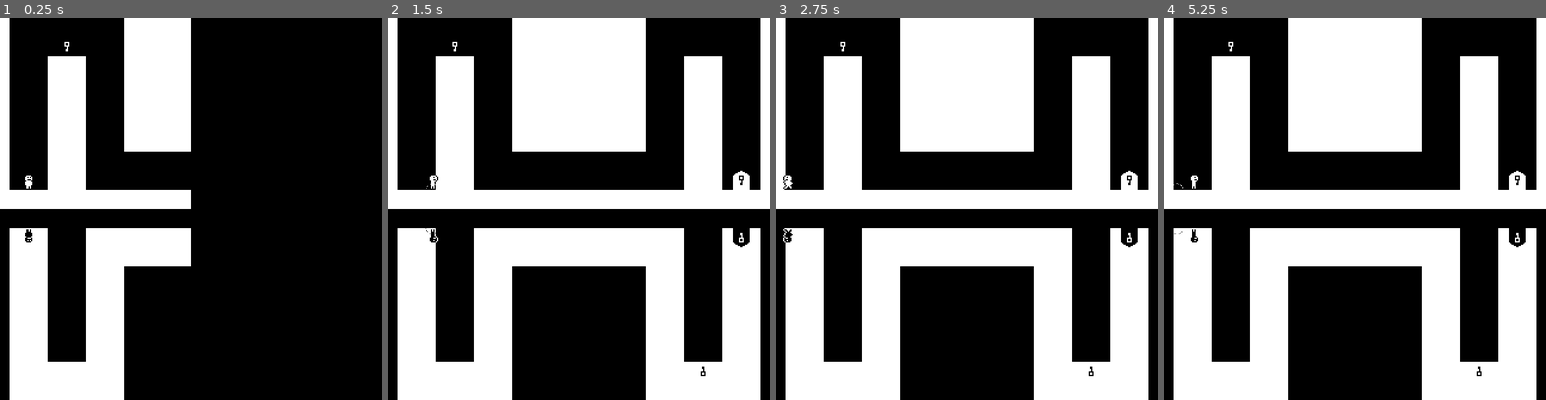
Above: before the commit, frames 1-4 (left to right).
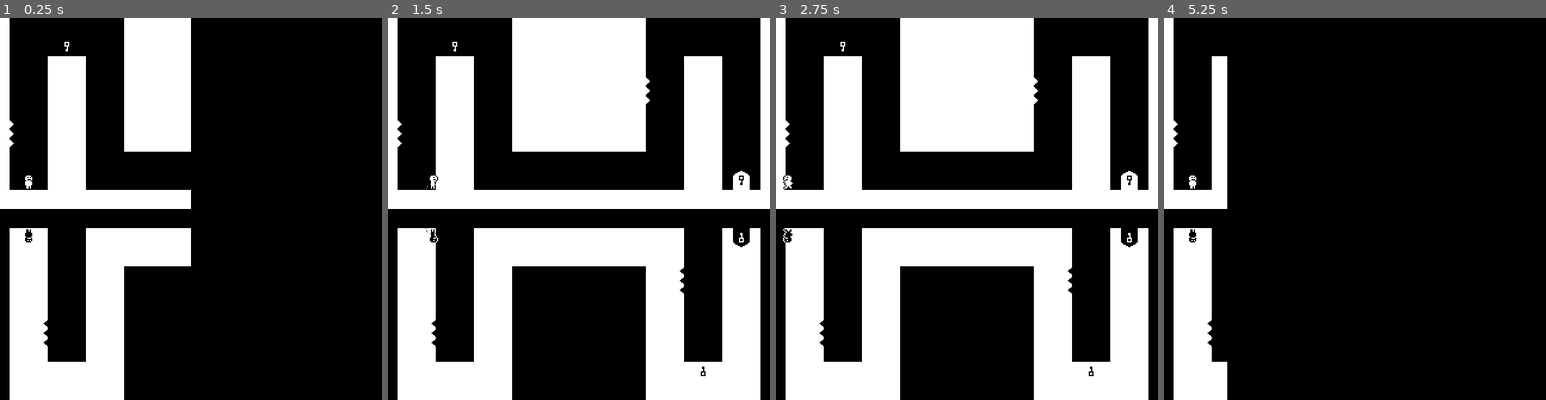
Above: after the commit, the same moments.

Repository: brianhall1313/Me-and-My-Shadow
Game: Godot game, scene res://Scenes/level_wall_jump_spikes.tscn
Same seed, same stepped clock (60 frames per second), same inputs: the game is played once before the commit and once after it. This scene is started directly instead of the project's main scene.
Inputs:
- Up to frame 1 (0.25 s): no input
- Up to frame 2 (1.5 s): hold Right (move_right) from 0.53 s (still down); tap Up (interact) at 0.6, 1.35 s; tap Space (jump) at 0.77 s
- Up to frame 3 (2.75 s): tap Space (jump) at 1.52 s; release Right (move_right) at 2.03 s; hold Left (move_left) from 2.03 s (still down); tap Up (interact) at 2.1 s
- Up to frame 4 (5.25 s): tap Enter at 2.75 s; release Left (move_left) at 2.78 s; hold Right (move_right) 2.78-4.28 s; tap Up (interact) every 0.75 s from 2.85 to 5.1 s; tap Space (jump) at 3.02, 3.77, 4.52 s; hold Left (move_left) 4.28-5.03 s; hold Right (move_right) from 5.03 s (still down)

The runs differ from the first frame. In frame 1, less than 0.1% of the frame differs, in the area x 2-13%, y 26-86%; in frame 2, 0.1%; in frame 3, 0.1%; in frame 4, 42%, in the area x 2-100%, y 0-100%.

Commit message:
level is basically done

Diff:
--- a/Scenes/level_wall_jump_spikes.tscn
+++ b/Scenes/level_wall_jump_spikes.tscn
@@ -83,7 +83,27 @@
 position = Vector2(358, 183)
 
 [node name="black_spike3" parent="." instance=ExtResource("7_cjfku")]
-position = Vector2(358, 215)
+position = Vector2(30, 272)
+rotation = 1.5708
+
+[node name="black_spike4" parent="." instance=ExtResource("7_cjfku")]
+position = Vector2(30, 264)
+rotation = 1.5708
+
+[node name="black_spike5" parent="." instance=ExtResource("7_cjfku")]
+position = Vector2(30, 256)
+rotation = 1.5708
+
+[node name="black_spike6" parent="." instance=ExtResource("7_cjfku")]
+position = Vector2(238, 212)
+rotation = 1.5708
+
+[node name="black_spike7" parent="." instance=ExtResource("7_cjfku")]
+position = Vector2(238, 220)
+rotation = 1.5708
+
+[node name="black_spike8" parent="." instance=ExtResource("7_cjfku")]
+position = Vector2(238, 228)
 rotation = 1.5708
 
 [node name="black_spike13" parent="." instance=ExtResource("7_cjfku")]
@@ -94,11 +114,31 @@
 position = Vector2(344, 101)
 
 [node name="white_spike12" parent="." instance=ExtResource("8_i3nmi")]
-position = Vector2(344, 77)
+position = Vector2(352, 64)
 rotation = -1.5708
 
 [node name="white_spike3" parent="." instance=ExtResource("8_i3nmi")]
-position = Vector2(335, 59)
+position = Vector2(4, 97)
+rotation = 1.5708
+
+[node name="white_spike4" parent="." instance=ExtResource("8_i3nmi")]
+position = Vector2(4, 105)
+rotation = 1.5708
+
+[node name="white_spike5" parent="." instance=ExtResource("8_i3nmi")]
+position = Vector2(4, 89)
+rotation = 1.5708
+
+[node name="white_spike6" parent="." instance=ExtResource("8_i3nmi")]
+position = Vector2(212, 53)
+rotation = 1.5708
+
+[node name="white_spike7" parent="." instance=ExtResource("8_i3nmi")]
+position = Vector2(212, 61)
+rotation = 1.5708
+
+[node name="white_spike8" parent="." instance=ExtResource("8_i3nmi")]
+position = Vector2(212, 69)
 rotation = 1.5708
 
 [node name="white_key" parent="." instance=ExtResource("9_d6fsf")]
